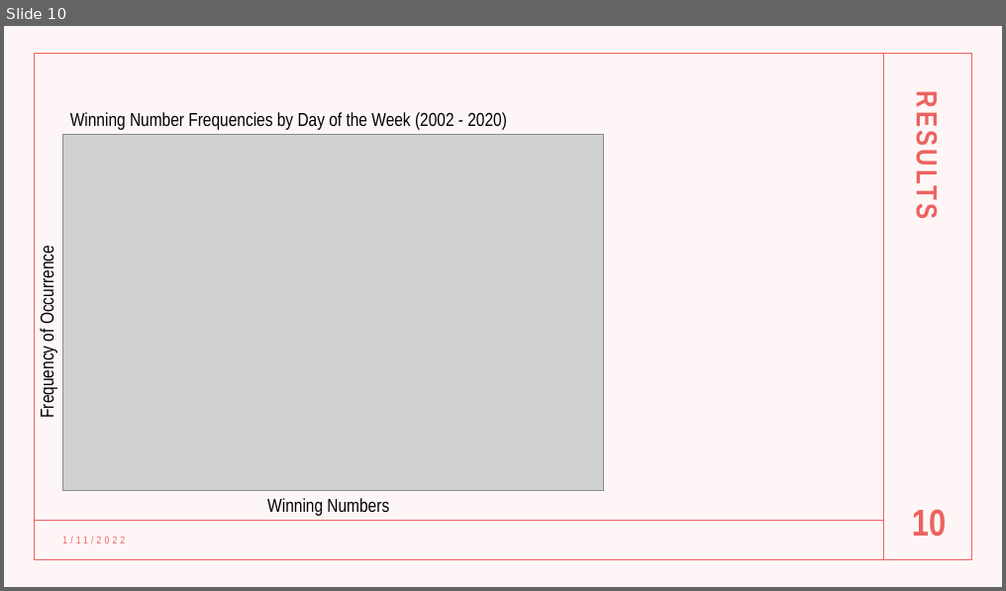
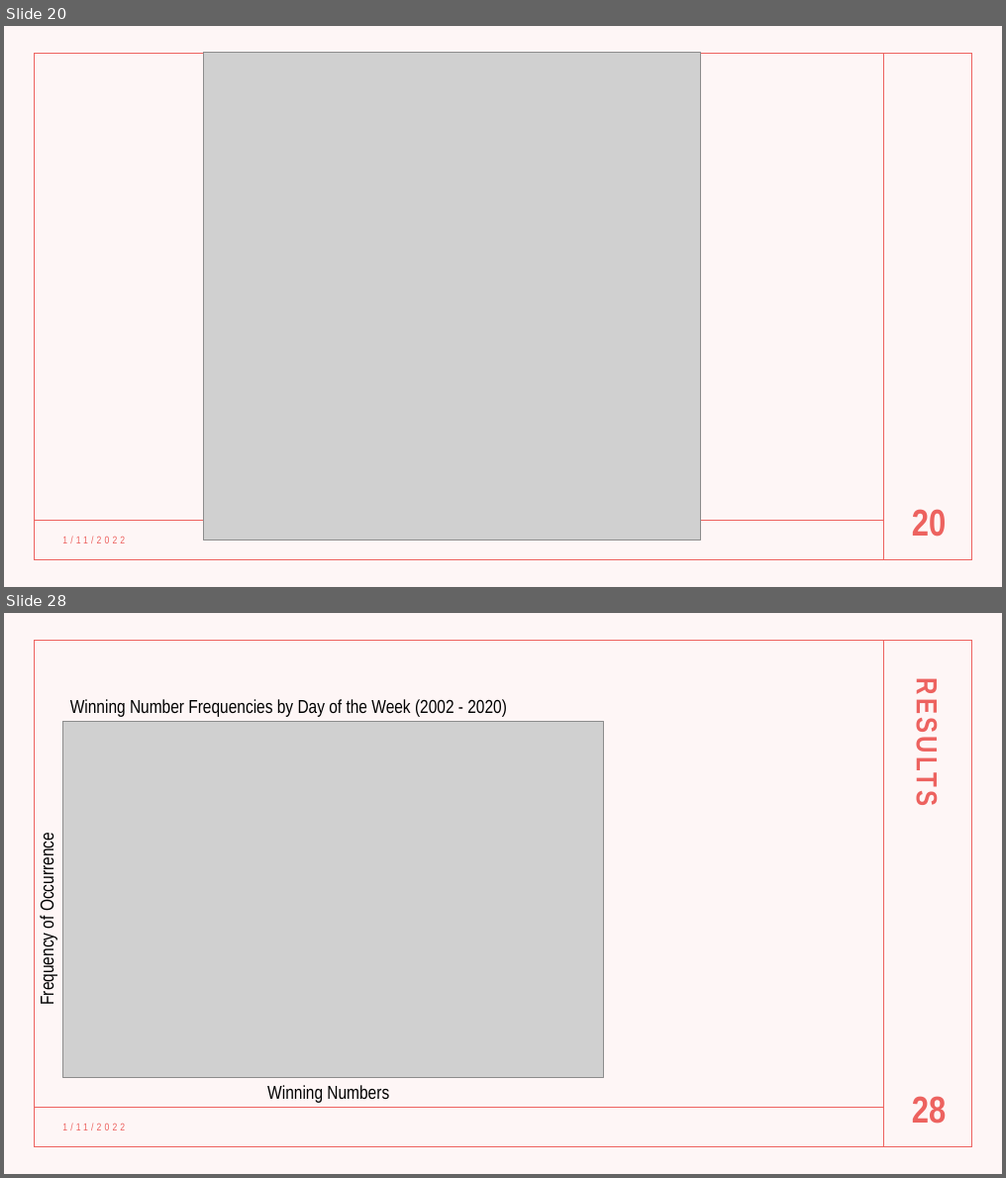
Before and after one commit to AlbiKovi/DSO110---Final-Group-Project, a slide deck: Is the Mega Millions a Mega Trap.pptm. Shown one above the other, each under a label of ours: slide 10 before the commit, slides 20 and 28 after it; the slides between them are not shown. The pictures are 1006x591 and 1006x1178 pixels, drawn with LibreOffice and Linux fonts; fonts in the diff are those of the drawing; grey boxes stand for pictures. Boxes give left, top, right and bottom in pixels: in the first picture for what was removed or moved away, otherwise in the second. Text is boxed around its words. In the diff, an @@ line names an element or a change of style, - is before the commit and + after.

```diff
--- a/Is the Mega Millions a Mega Trap.pptm
+++ b/Is the Mega Millions a Mega Trap.pptm
@@ slide 20 added at box(4, 26, 1002, 587), background #FFFFFF; not listed: 4 template elements that a slide beside it also shows @@
@@ picture added at box(203, 52, 701, 541) @@
@@ page number added at box(912, 509, 945, 537), 36 pt, text #ED625F, bold @@
+20
@@ text added at box(62, 536, 125, 544), 10 pt, text #ED625F @@
+1/11/2022
@@ what was slide 10 is now slide 28 @@
@@ page number at box(912, 1096, 945, 1124): text changed @@
-10
+28
```
Also in this commit, not shown: 2 slides changed, 17 other slides added.
